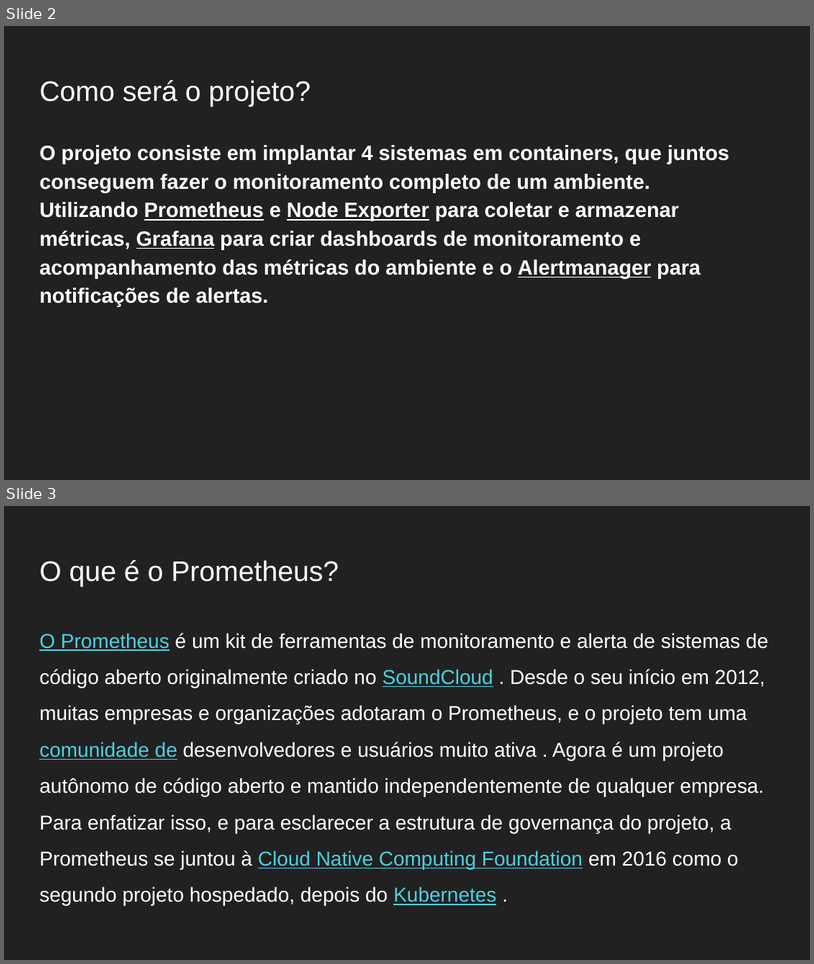
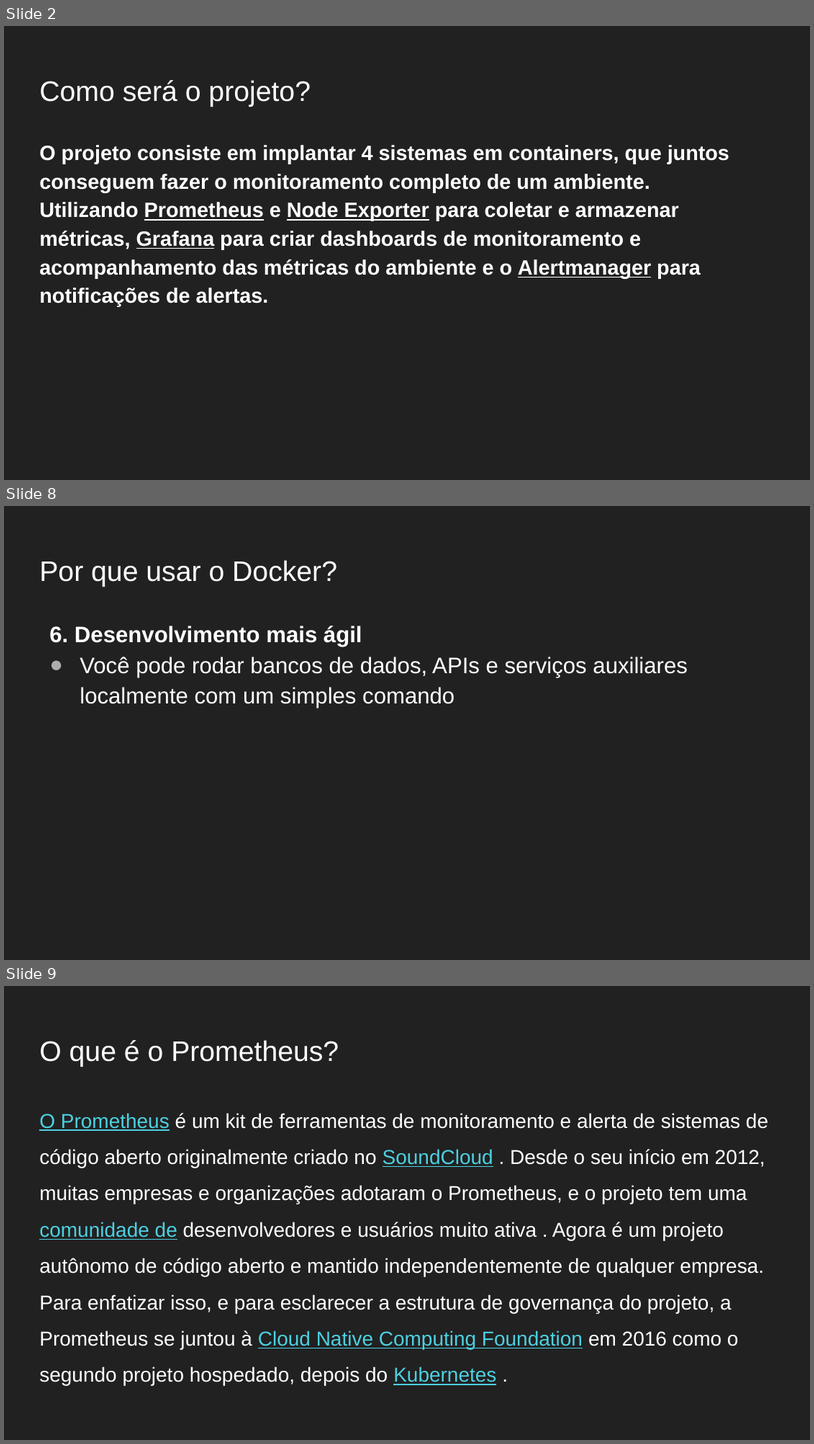
Before and after one commit to Gabrielgsn30/seminarios-docker-monitoramento, a slide deck: DIA03/Práticas DevOps com Docker e Monitoramento do Ambiente Dia 03 Projeto Monitoramento.pptx. Shown one above the other, each under a label of ours: slides 2 and 3 before the commit, slides 2, 8 and 9 after it; the slides between them are not shown. The pictures are 814x964 and 814x1444 pixels, drawn with LibreOffice and Linux fonts; fonts in the diff are those of the drawing. Boxes give left, top, right and bottom in pixels: in the first picture for what was removed or moved away, otherwise in the second. Text is boxed around its words. In the diff, an @@ line names an element or a change of style, - is before the commit and + after.

```diff
--- a/DIA03/Práticas DevOps com Docker e Monitoramento do Ambiente Dia 03 Projeto Monitoramento.pptx
+++ b/DIA03/Práticas DevOps com Docker e Monitoramento do Ambiente Dia 03 Projeto Monitoramento.pptx
@@ slide 8 added at [4,506,810,960], background #212121 @@
@@ title added at [39,560,337,587], 25.2 pt, text #FFFFFF @@
+Por que usar o Docker?
@@ text added at [49,626,688,708], 20 pt, text #FFFFFF @@
+6. Desenvolvimento mais ágil
+● Você pode rodar bancos de dados, APIs e serviços auxiliares localmente com um simples comando
@@ what was slide 3 is now slide 9 @@
```
Also in this commit, not shown: 3 slides changed, 5 other slides added, 4 other files.
